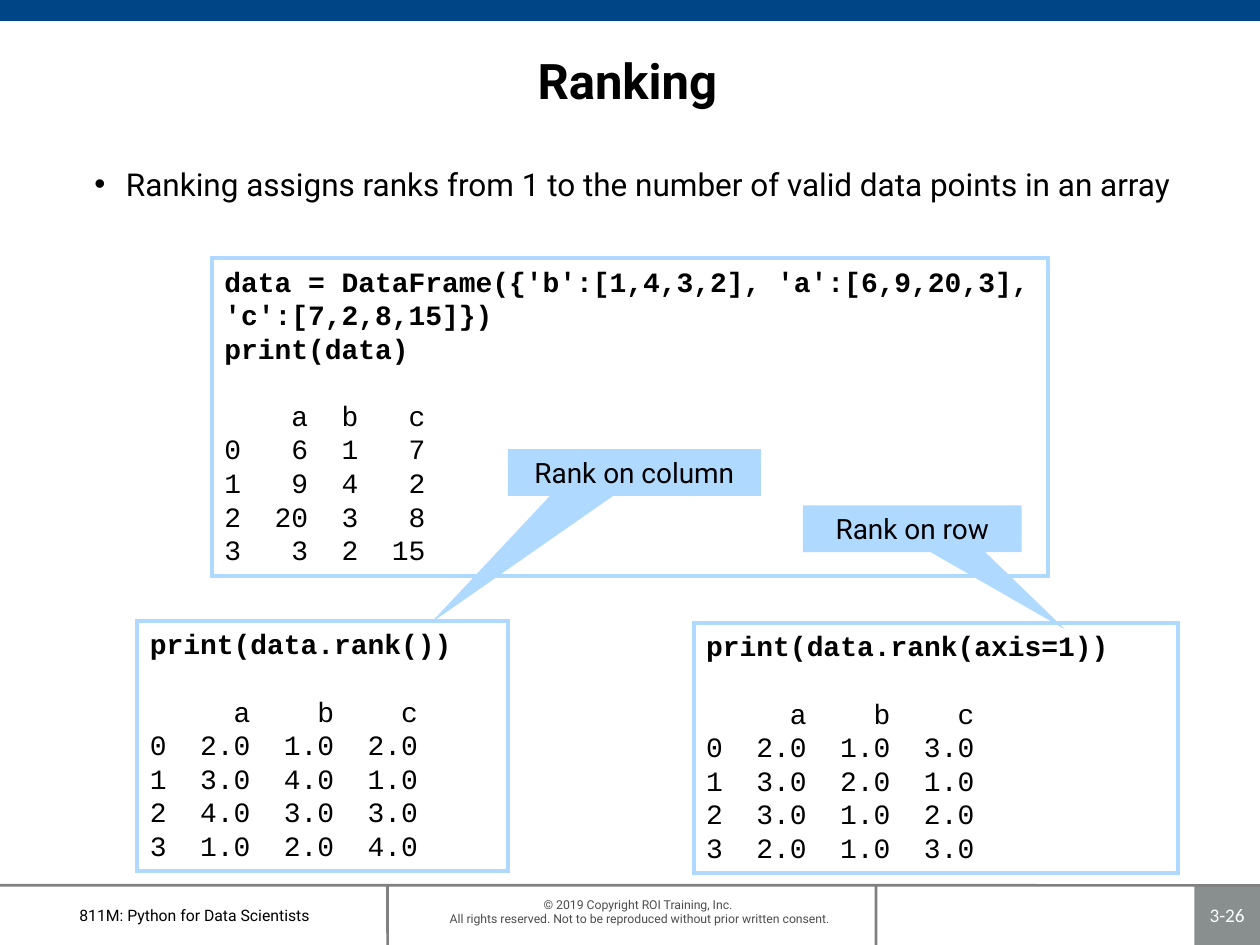
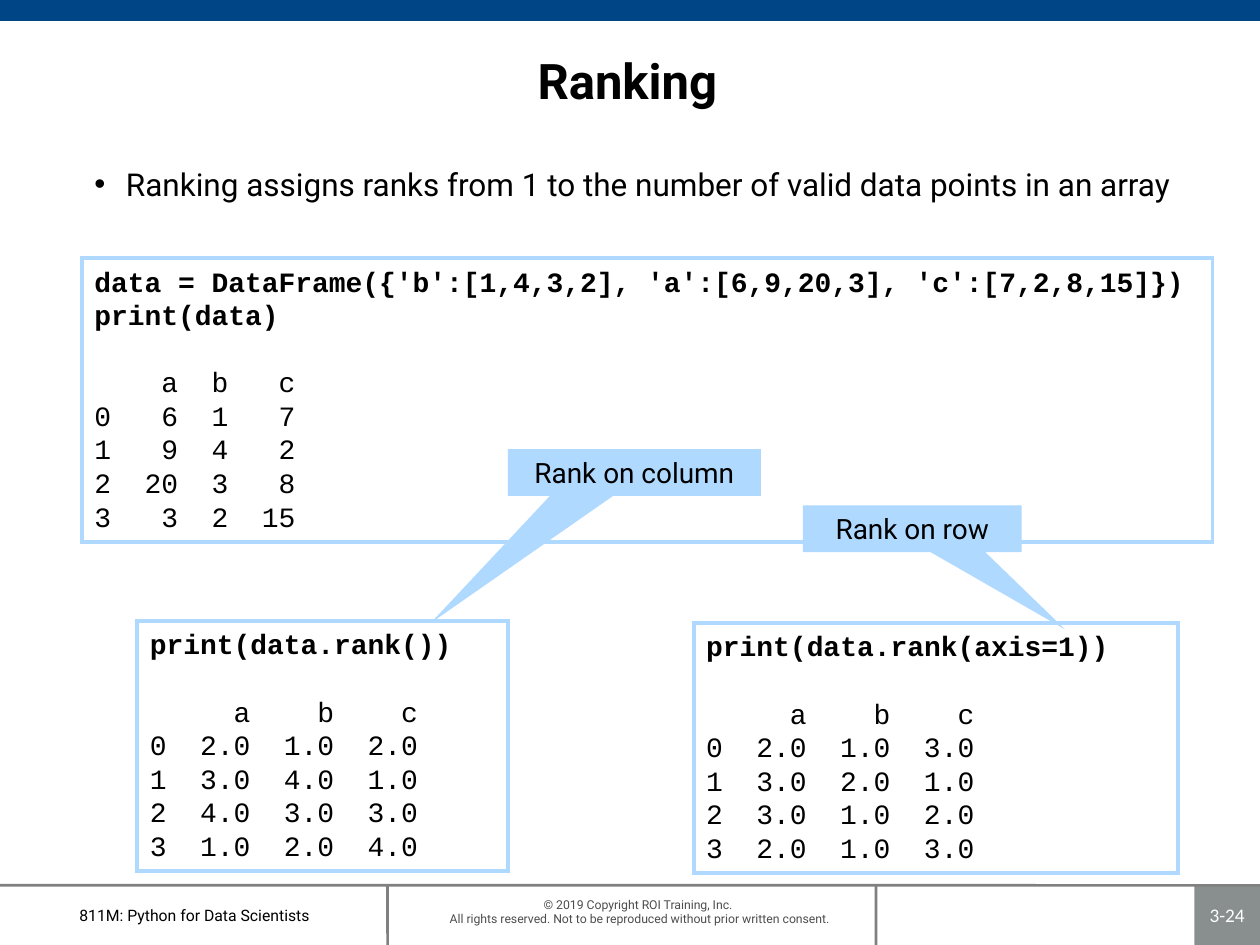
Before and after one commit to roitraining/PythonProgram, a slide deck: slide 24 of Day3-Pandas/Ch03-Pandas.pptx (slide 26 before the commit). Drawn at 1260x945 pixels with LibreOffice and Linux fonts; fonts in the diff are those of the drawing; background and template pictures are left out. Boxes give left, top, right and bottom in pixels: in the first picture for what was removed or moved away, otherwise in the second. Text is boxed around its words. In the diff, an @@ line names an element or a change of style, - is before the commit and + after.

```diff
--- a/Day3-Pandas/Ch03-Pandas.pptx
+++ b/Day3-Pandas/Ch03-Pandas.pptx
@@ rectangle "data = DataFrame({'b':[1,4,3,2], 'a':[6,9,20,3], 'c':[7,2,8, ..." resized from (x1=212, y1=258, x2=1047, y2=576) to (x1=82, y1=258, x2=1212, y2=543) @@
@@ page number at (x1=1210, y1=909, x2=1245, y2=922): text changed @@
-3-26
+3-24
```
Also in this commit, not shown: 7 other slides changed, 2 slides removed, 1 other file.
